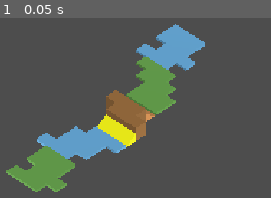
Above: before the commit, frame 1.
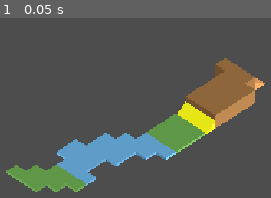
Above: after the commit, the same moment.

Repository: GhostKnights/RVST
Game: Godot game, scene res://test.tscn
Two runs of this game, one before a commit and one after it. Both use one fixed random seed, a clock stepped at 60 frames per second and the inputs below.
Inputs:
- Up to frame 1 (0.05 s): no input

The runs differ from the first frame. In frame 1, 27% of the frame differs, in the area x 9-98%, y 3-97%.

Commit message:
M1 Finished

Diff:
--- a/TrackGenerator.gd
+++ b/TrackGenerator.gd
@@ -30,7 +30,15 @@
 ## 记录每一格是否到达
 var check_reachable: Dictionary[Vector2i,bool] = {}
 
+var seed_value: int = 0
+
+func set_seed(s: int) -> void:
+	seed_value = s
+
 func generate() -> void:
+	seed(seed_value)   # ← generate 开头先播种子
+
+
 	# ---- 第一步：先生成整条赛道的地形序列（每列一个地形）----
 	# 地形由转移表 + 段长决定；起点从 flat 开始（第一段必是 flat = 起点安全区）
 	var terrains: Array[String] = []
--- a/test.gd
+++ b/test.gd
@@ -16,6 +16,17 @@
 	var gd = GridData.new()
 	var gen = TrackGenerator.new()
 	gen.grid_data = gd
+	gen.set_seed(123)
 	gen.generate()
 	$TerrainRenderer.grid_data  = gd
 	$TerrainRenderer.build()
+
+	var all_pass := true
+	for s in range(20):
+		gen.set_seed(s)
+		gen.generate()          # 每次 generate 内部都会 is_reachable
+		var ok = gen.is_reachable()
+		print("seed ", s, " -> ", ok)
+		if not ok:
+			all_pass = false
+	print("=== 20 种子全部可达: ", all_pass, " ===")
